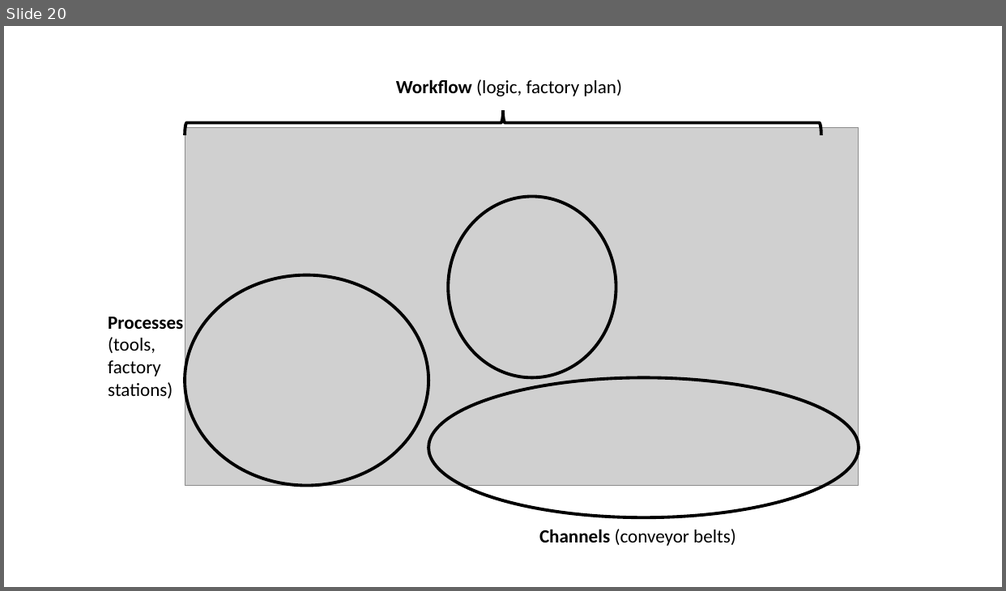
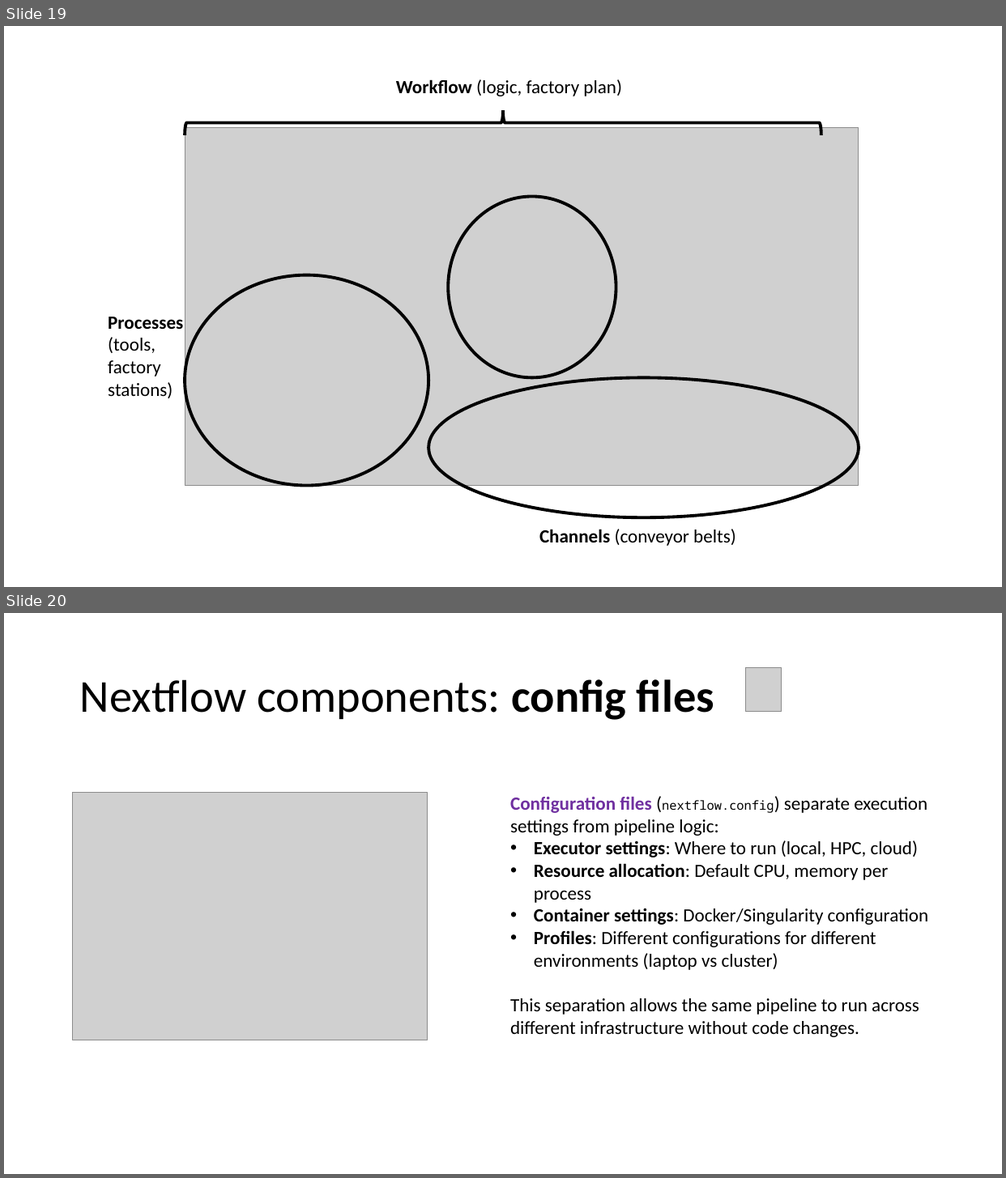
Before and after one commit to hurwitzlab/nextflow_crash_course, a slide deck: day1_material/slides/day1.pptx. Shown one above the other, each under a label of ours: slide 20 before the commit, slides 19 and 20 after it. The pictures are 1006x591 and 1006x1178 pixels, drawn with LibreOffice and Linux fonts; fonts in the diff are those of the drawing; grey boxes stand for pictures. Boxes give left, top, right and bottom in pixels: in the first picture for what was removed or moved away, otherwise in the second. Text is boxed around its words. In the diff, an @@ line names an element or a change of style, - is before the commit and + after.

```diff
--- a/day1_material/slides/day1.pptx
+++ b/day1_material/slides/day1.pptx
@@ slide 20 added at (4, 613, 1002, 1174), background #FFFFFF @@
@@ title added at (80, 679, 714, 720), 44 pt, text #000000 @@
+Nextflow components: config files
@@ picture added at (746, 667, 781, 712) @@
@@ picture added at (73, 793, 428, 1041) @@
@@ text added at (510, 796, 929, 1037), 18 pt, text #000000 @@
+Configuration files (nextflow.config) separate execution settings from pipeline logic:
+• Executor settings: Where to run (local, HPC, cloud)
+• Resource allocation: Default CPU, memory per process
+• Container settings: Docker/Singularity configuration
+• Profiles: Different configurations for different environments (laptop vs cluster)
+This separation allows the same pipeline to run across different infrastructure without code changes.
@@ what was slide 20 is now slide 19 @@
```
Also in this commit, not shown: 8 slides changed, 6 other slides added, 3 slides removed, 25 other files.
